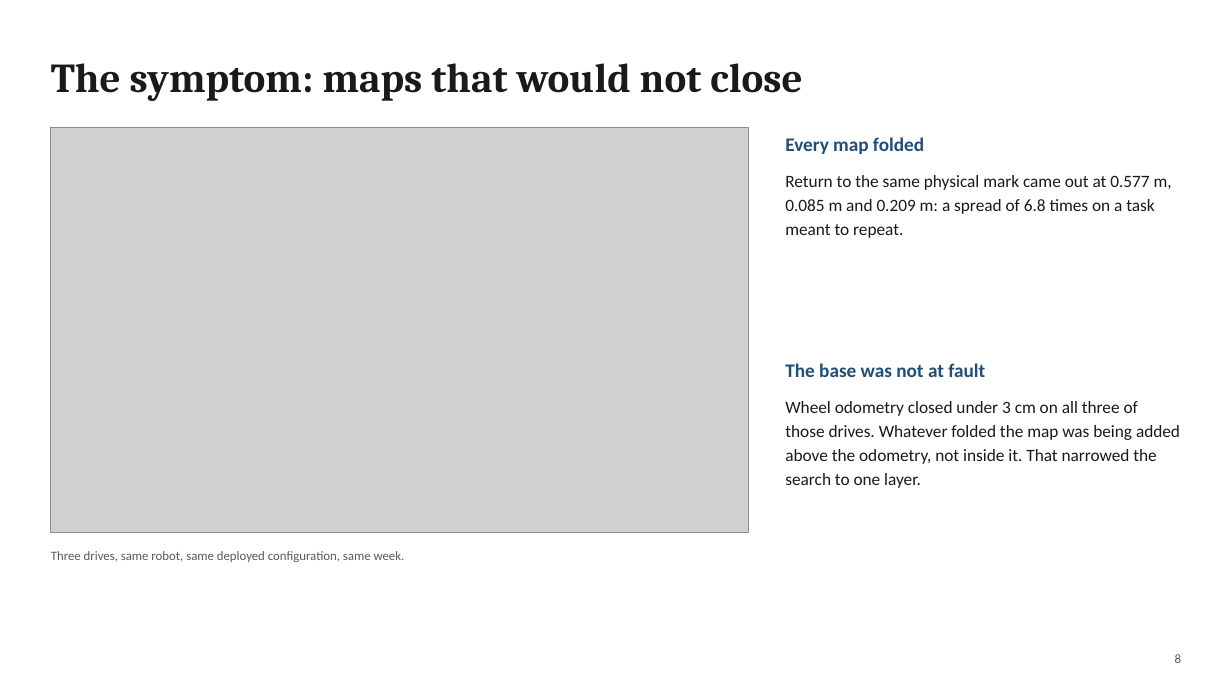
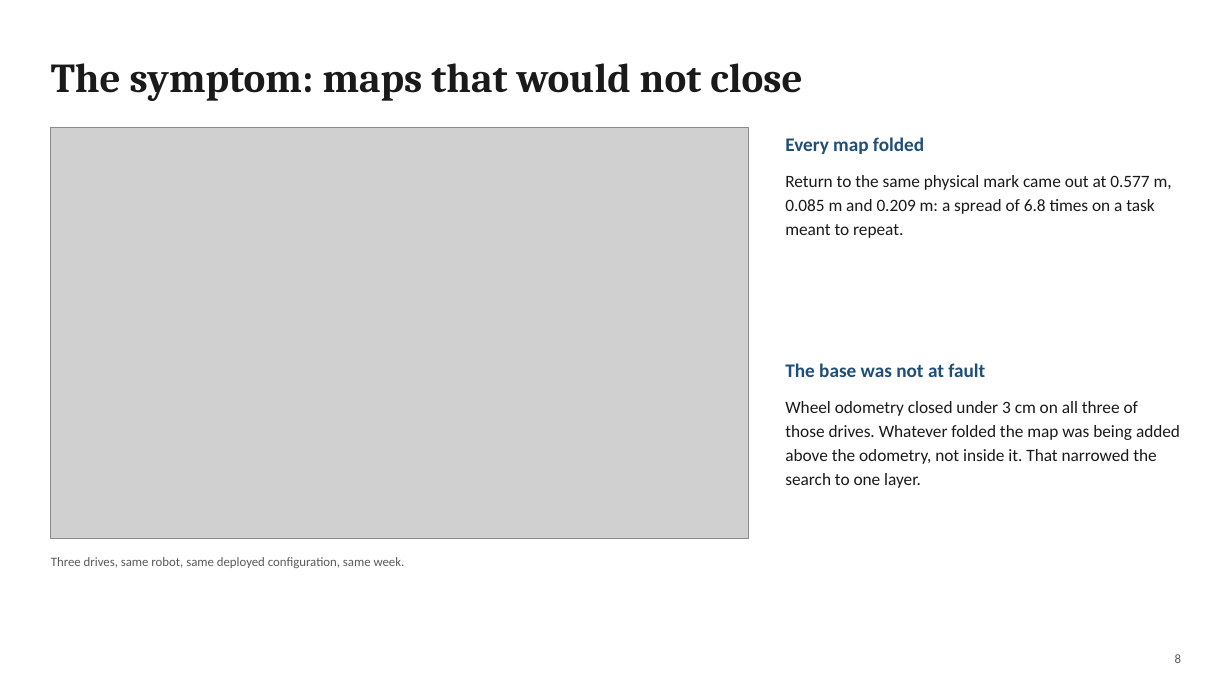
Before and after one commit to AritraD11/NarrowAisleBot, a slide deck: slide 8 of docs/aps_report/NarrowAisleBot_APS_Seminar.pptx. Drawn at 1232x693 pixels with LibreOffice and Linux fonts; fonts in the diff are those of the drawing; grey boxes stand for pictures. Boxes give left, top, right and bottom in pixels: in the first picture for what was removed or moved away, otherwise in the second. Text is boxed around its words. In the diff, an @@ line names an element or a change of style, - is before the commit and + after.

```diff
--- a/docs/aps_report/NarrowAisleBot_APS_Seminar.pptx
+++ b/docs/aps_report/NarrowAisleBot_APS_Seminar.pptx
@@ picture: place and size @@
-picture at <box>51,128,749,532</box>
+picture at <box>51,128,749,539</box>
@@ text "Three drives, same robot, same ...": place and size @@
-text "Three drives, same robot, same ..." at <box>51,551,405,562</box>
+text "Three drives, same robot, same ..." at <box>51,557,405,568</box>
```
Also in this commit, not shown: 1 other slide changed, 41 other files.
